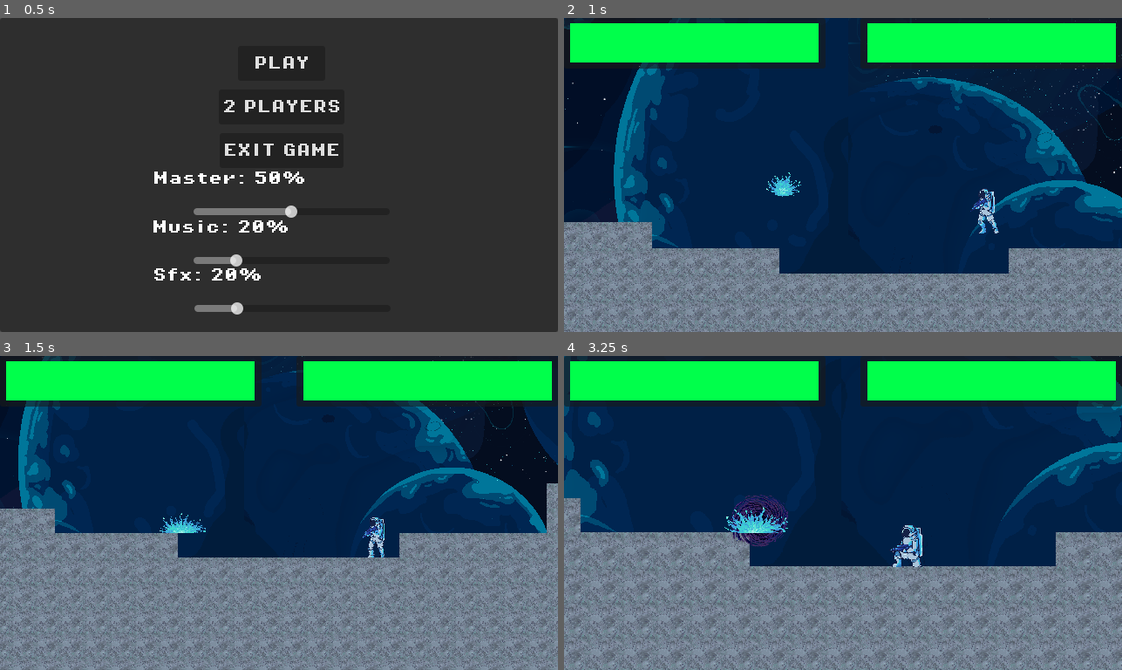
Above: before the commit, frames 1-4 (two rows, left to right).
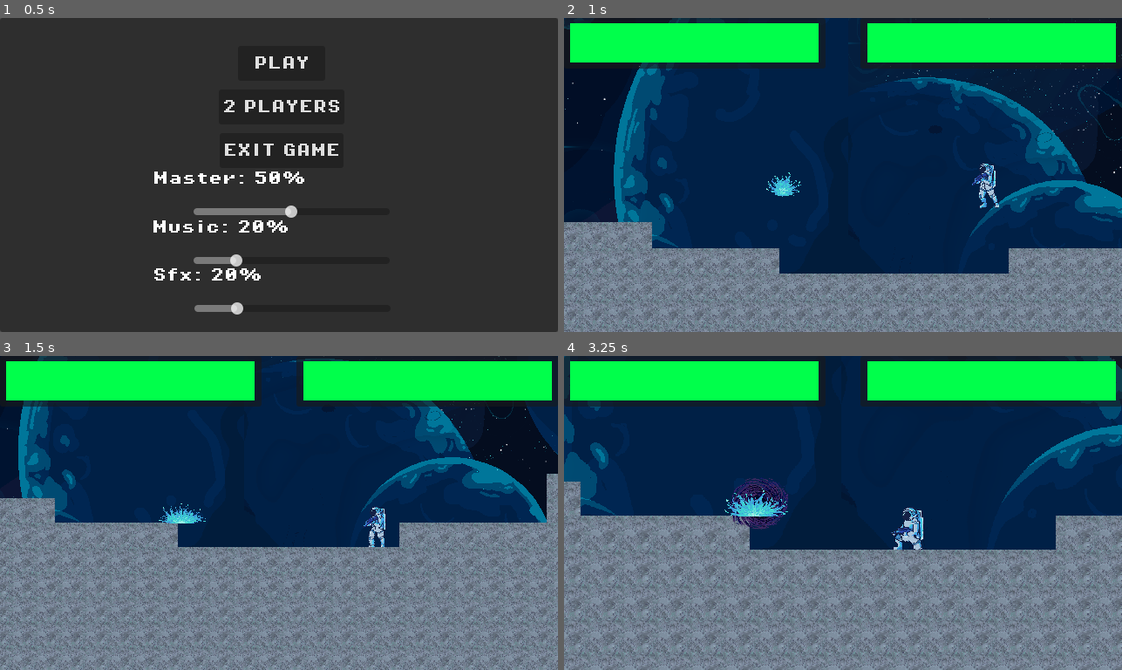
Above: after the commit, the same moments.

Repository: Abel-Breaker/CuanticFight
Game: Godot game, scene res://scenes/ui/MainMenu.tscn
Same seed, same stepped clock (60 frames per second), same inputs: the game is played once before the commit and once after it.
Inputs (mouse positions are in pixels of both pictures, inside the frame that each line leads up to):
- Up to frame 1 (0.5 s): no input
- Up to frame 2 (1 s): click "PLAY" at 0.5 s
- Up to frame 3 (1.5 s): move the mouse to (401, 497) at 1.27 s; tap Shift (light_attack_2) at 1.35 s
- Up to frame 4 (3.25 s): tap Up (jump_2) at 1.52, 2.27 s; move the mouse to (731, 528) at 2.02 s; tap Left (move_left_2) at 2.1 s; move the mouse to (898, 443) at 2.77 s; tap Right (move_right_2) at 2.85 s

Frame 1 is identical in both runs. In frame 2, 0.5% of the frame differs, in the area x 72-78%, y 46-69%; in frame 3, 22%; in frame 4, 22%, in the area x 0-100%, y 0-100%.

Commit message:
Moved classicCharacter to align origin with hitbox center

Diff:
--- a/scenes/characters/ClassicCharacter.tscn
+++ b/scenes/characters/ClassicCharacter.tscn
@@ -634,30 +634,31 @@
 metadata/_custom_type_script = "uid://dchwu01i2y5cl"
 
 [node name="CollisionShape2D" type="CollisionShape2D" parent="." unique_id=41412197]
-position = Vector2(-1.4999998, 17)
+position = Vector2(-0.99999976, -2.125)
 scale = Vector2(1.2, 1.2)
 shape = SubResource("RectangleShape2D_5t02b")
 
 [node name="AnimatedSprite2D" type="AnimatedSprite2D" parent="." unique_id=1622430835]
-position = Vector2(-2.25, -17.625)
+position = Vector2(-1.75, -36.75)
 scale = Vector2(0.39648438, 0.39648438)
 sprite_frames = SubResource("SpriteFrames_plctd")
 animation = &"ranged_attack"
 autoplay = "idle"
 
 [node name="HurtBox" type="Area2D" parent="." unique_id=100319884 groups=["Hurtbox"]]
-position = Vector2(-2.25, -1.625)
+position = Vector2(-1.75, -20.75)
 
 [node name="CollisionShape2D" type="CollisionShape2D" parent="HurtBox" unique_id=1328048789]
 position = Vector2(1.25, 16.125)
 shape = SubResource("RectangleShape2D_plctd")
 
 [node name="LightAttack" parent="." unique_id=77710774 instance=ExtResource("7_vqasi")]
-position = Vector2(20.000002, 27)
+position = Vector2(20.500002, 7.875)
 scale = Vector2(0.822, -0.589)
 
 [node name="RangeAttack" parent="." unique_id=1145426432 instance=ExtResource("10_plctd")]
-position = Vector2(0, 31)
+position = Vector2(0.5, 11.875)
 proyectile_type = 1
 
 [node name="EspecialAttack" parent="." unique_id=1162244593 instance=ExtResource("10_vo6ib")]
+position = Vector2(0.5, -19.125)
